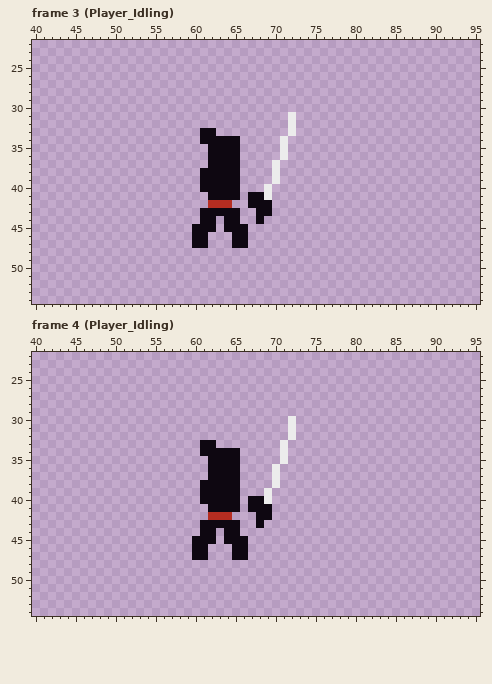
One commit to this pixel-art file: Assets/Player/T_Player.aseprite. The first picture shows the starting point.
128x64 pixels, 33 frames. Shown: frame 3 (Player_Idling): x 40..95, y 22..54; frame 4 (Player_Idling): x 40..95, y 22..54. The commit also changed other frames, which this record leaves out.
New version:
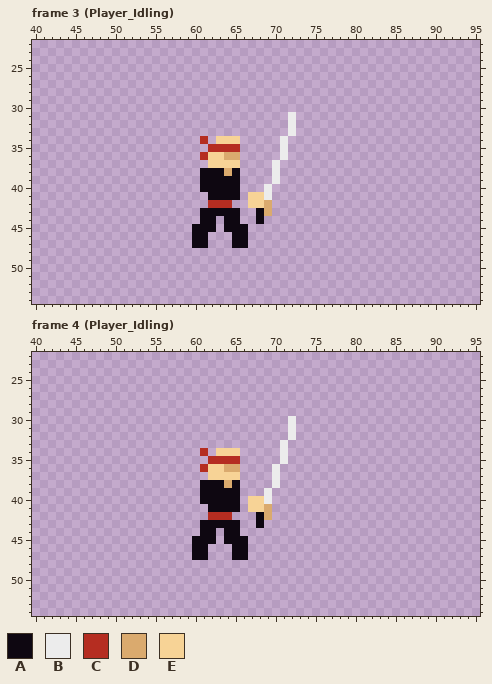
Palette (. is transparent): A #0e0711  B #ececec  C #b52d21  D #daaa6e  E #f7d396
Difference:
--- frame 3 (Player_Idling), layers "Grip", "Head", "Torso"
@@ x 59..71 @@
 32 .............
-33 ..AA.........
-34 ..AAAAA.....B
-35 ...AAAA.....B
-36 ...AAAA.....B
-37 ...AAAA....B.
-38 ..AAAAA....B.
+33 .............
+34 ..C.EEE.....B
+35 ...CCCC.....B
+36 ..CEEDD.....B
+37 ...EEEE....B.
+38 ..AAADA....B.
 39 ..AAAAA....B.
 40 ..AAAAA...B..
-41 ...AAAA.AAB..
-42 ...CCC..AAA..
-43 ..AAAAA..AA..
+41 ...AAAA.EEB..
+42 ...CCC..EED..
+43 ..AAAAA..AD..
 44 ..AA.AA..A...
--- frame 4 (Player_Idling), layers "Grip", "Head", "Torso"
@@ x 59..71 @@
 32 .............
-33 ..AA........B
-34 ..AAAAA.....B
-35 ...AAAA.....B
-36 ...AAAA....B.
-37 ...AAAA....B.
-38 ..AAAAA....B.
+33 ............B
+34 ..C.EEE.....B
+35 ...CCCC.....B
+36 ..CEEDD....B.
+37 ...EEEE....B.
+38 ..AAADA....B.
 39 ..AAAAA...B..
-40 ..AAAAA.AAB..
-41 ...AAAA.AAA..
-42 ...CCC...AA..
+40 ..AAAAA.EEB..
+41 ...AAAA.EED..
+42 ...CCC...AD..
 43 ..AAAAA..A...
Boxes around the changes in both pictures, in picture pixels (x1, y1, x2, y2):
changed: (200, 128, 272, 216)
changed: (200, 440, 272, 520)
